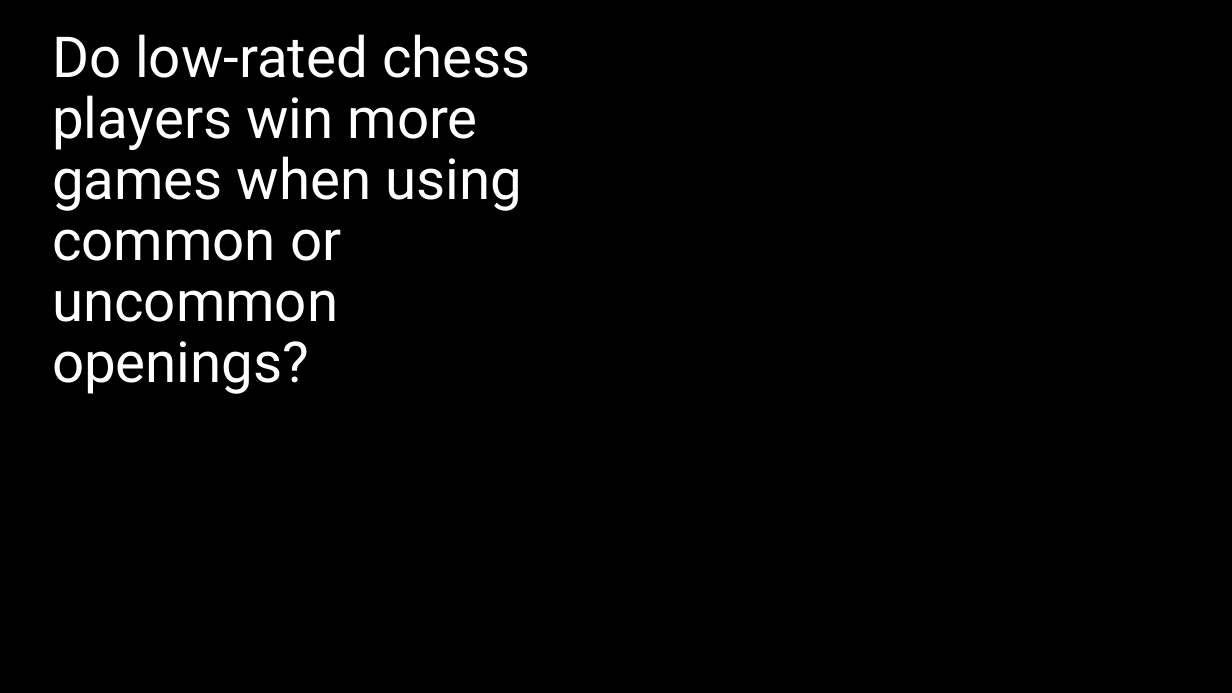
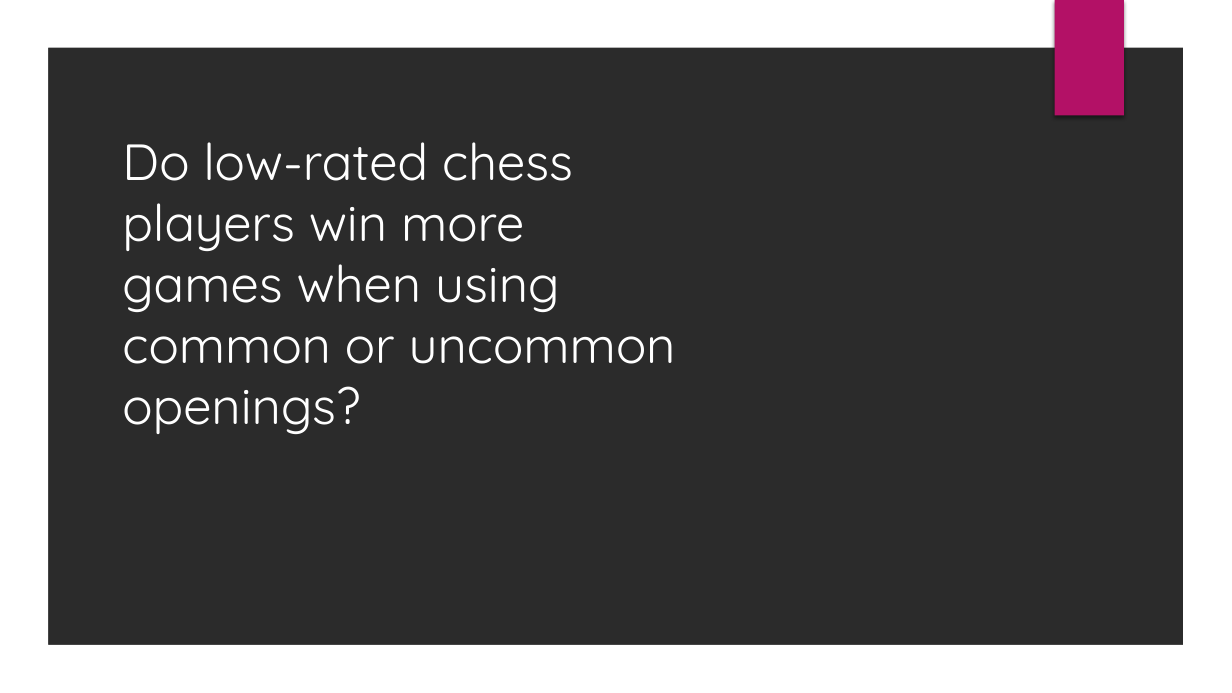
Before and after one commit to jmurphy172/group4_project, a slide deck: slide 1 of project_docs/Presentation Draft.pptx. Drawn at 1232x693 pixels with LibreOffice and Linux fonts; fonts in the diff are those of the drawing; background and template pictures are left out; a plain dark background stands for a picture behind light text. Boxes give left, top, right and bottom in pixels: in the first picture for what was removed or moved away, otherwise in the second. Text is boxed around its words. In the diff, an @@ line names an element or a change of style, - is before the commit and + after.

```diff
--- a/project_docs/Presentation Draft.pptx
+++ b/project_docs/Presentation Draft.pptx
@@ rectangle removed at [0, 0, 1232, 693] @@
@@ freeform shape added at [0, 0, 1232, 693], fill #FFFFFF @@
@@ rectangle added at [1055, 0, 1124, 116], fill #B31166 @@
@@ title "Do low-rated chess players win ...": place and size @@
-title "Do low-rated chess players win ..." at [52, 34, 531, 394]
+title "Do low-rated chess players win ..." at [122, 142, 676, 434]
@@ title "Do low-rated chess players win ..." at [122, 142, 676, 434]: size 44 to 39.6 pt, font Roboto to Quicksand; line spacing 0.9 to 1 @@
```
Also in this commit, not shown: 14 other slides changed, 1 slide added, 1 other file.
